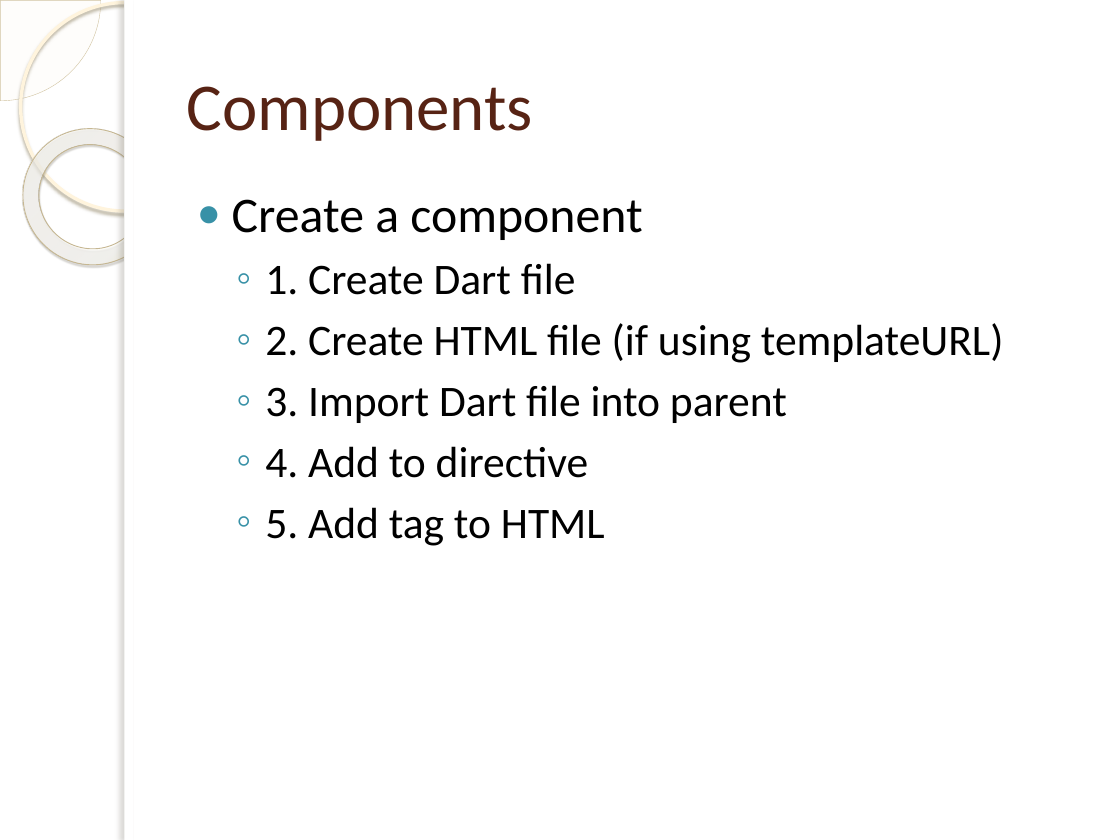
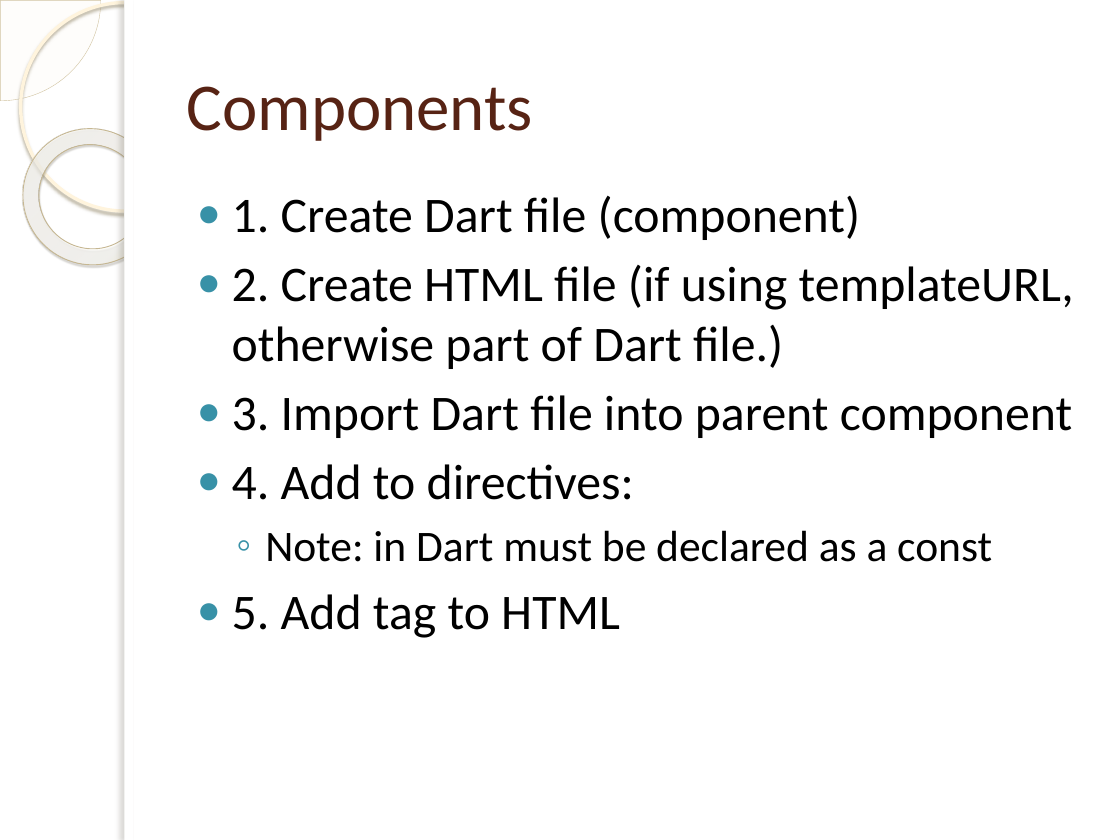
Before and after one commit to cdnielson/angular2presentation, a slide deck: slide 19 of Angular 2.pptx. Drawn at 1120x840 pixels with LibreOffice and Linux fonts; fonts in the diff are those of the drawing; background and template pictures are left out. Boxes give left, top, right and bottom in pixels: in the first picture for what was removed or moved away, otherwise in the second. Text is boxed around its words. In the diff, an @@ line names an element or a change of style, - is before the commit and + after.

```diff
--- a/Angular 2.pptx
+++ b/Angular 2.pptx
@@ text at [232,196,1074,562]: text changed; size 28 to 32 pt @@
-● Create a component
-  ◦ 1. Create Dart file
-  ◦ 2. Create HTML file (if using templateURL)
-  ◦ 3. Import Dart file into parent
-  ◦ 4. Add to directive
+● 1. Create Dart file (component)
+● 2. Create HTML file (if using templateURL, otherwise part of Dart file.)
+● 3. Import Dart file into parent component
+● 4. Add to directives:
+  ◦ Note: in Dart must be declared as a const
@@ text at [232,594,620,638]: size 28 to 32 pt in "5. Add tag to HTML"; bullet ◦ to ●; list level 2 to 1 in "5. Add tag to HTML" @@
```
Also in this commit, not shown: 7 other slides changed, 3 other files.
